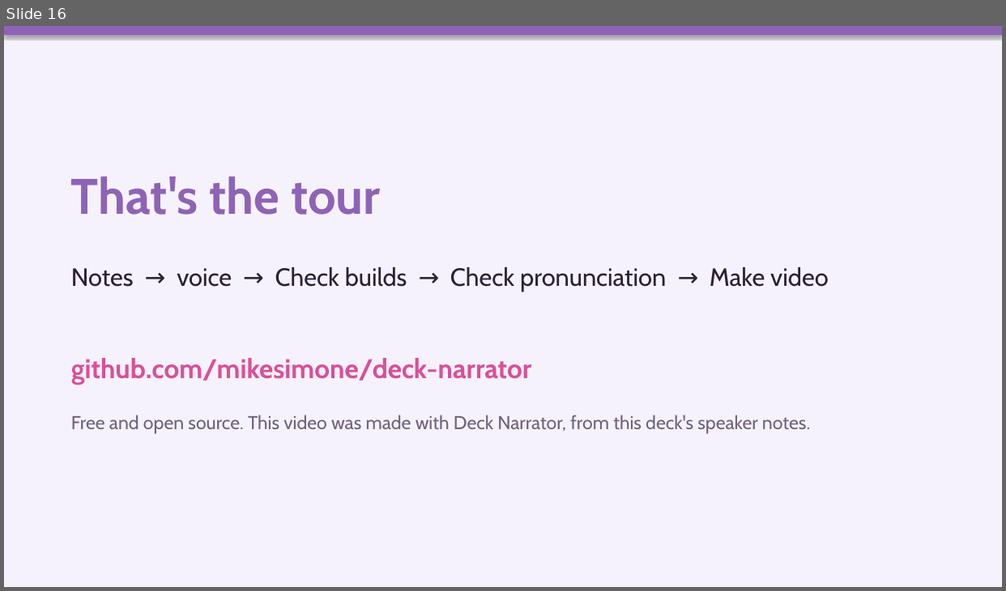
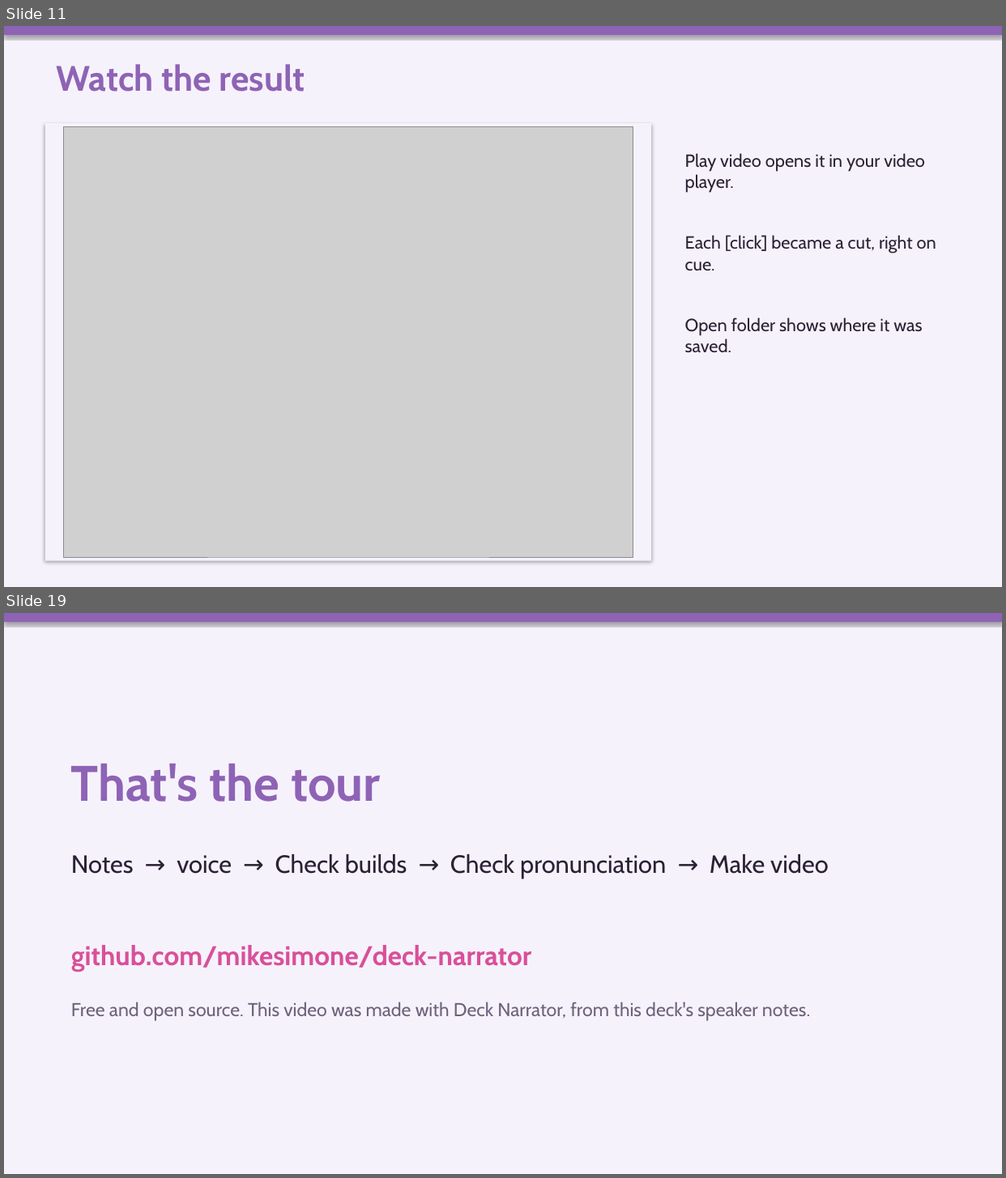
Before and after one commit to mikesimone/deck-narrator, a slide deck: examples/how-to/deck-narrator-how-to.pptx. Shown one above the other, each under a label of ours: slide 16 before the commit, slides 11 and 19 after it; the slides between them are not shown. The pictures are 1006x591 and 1006x1178 pixels, drawn with LibreOffice and Linux fonts; fonts in the diff are those of the drawing; grey boxes stand for pictures. Boxes give left, top, right and bottom in pixels: in the first picture for what was removed or moved away, otherwise in the second. Text is boxed around its words. In the diff, an @@ line names an element or a change of style, - is before the commit and + after.

```diff
--- a/examples/how-to/deck-narrator-how-to.pptx
+++ b/examples/how-to/deck-narrator-how-to.pptx
@@ slide 11 added at (4, 26, 1002, 587), background #F6F2FB @@
@@ rectangle added at (4, 26, 1002, 35), fill #8E63B5 @@
@@ text added at (56, 64, 305, 92), 34 pt, text #8E63B5, bold @@
+Watch the result
@@ rectangle added at (45, 123, 651, 561), fill #F6F2FB @@
@@ picture added at (63, 127, 633, 557) @@
@@ text added at (685, 153, 925, 193), 17 pt, text #2B2135 @@
+Play video opens it in your video player.
@@ text added at (685, 235, 936, 271), 17 pt, text #2B2135 @@
+Each [click] became a cut, right on cue.
@@ text added at (685, 318, 922, 352), 17 pt, text #2B2135 @@
+Open folder shows where it was saved.
@@ what was slide 16 is now slide 19 @@
```
Also in this commit, not shown: 9 slides changed, 8 other slides added, 6 slides removed, 4 other files.
